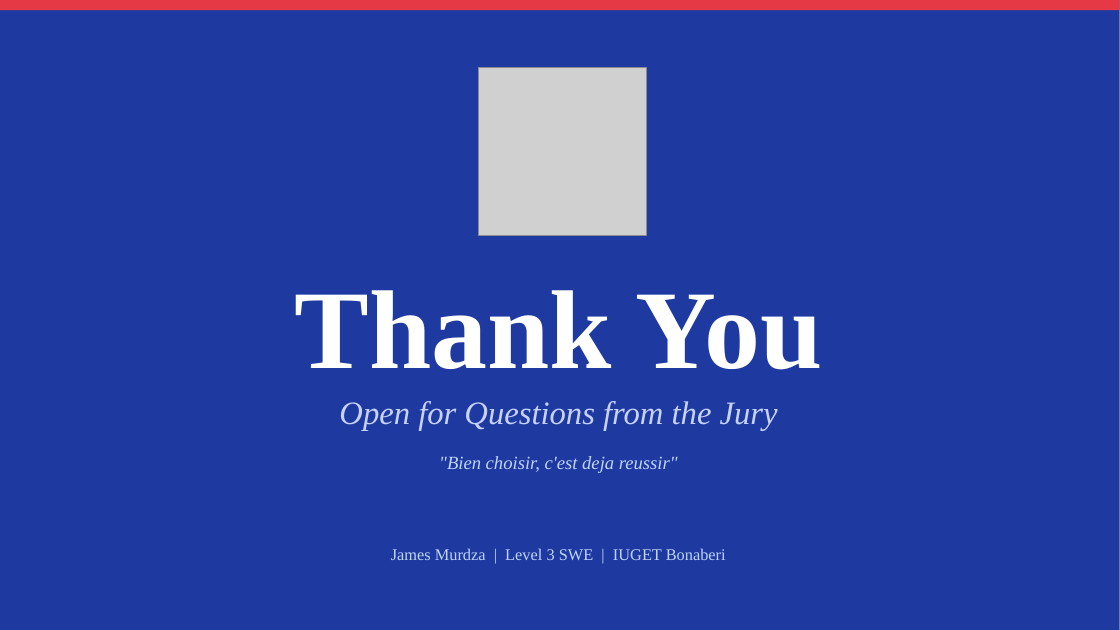
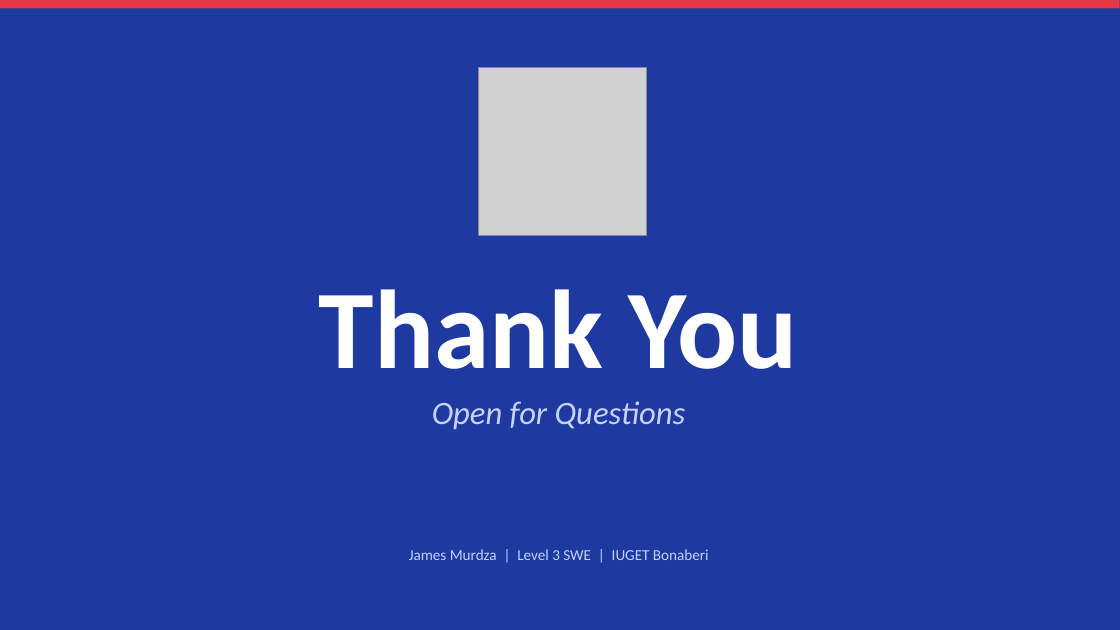
Before and after one commit to leaticiadipocko-wq/schoolproject, a slide deck: slide 13 of deliverables/SIARM-Defense.pptx (slide 12 before the commit). Drawn at 1120x630 pixels with LibreOffice and Linux fonts; fonts in the diff are those of the drawing; grey boxes stand for pictures. Boxes give left, top, right and bottom in pixels: in the first picture for what was removed or moved away, otherwise in the second. Text is boxed around its words. In the diff, an @@ line names an element or a change of style, - is before the commit and + after.

Commit message:
Simplified PowerPoint: reduced text, diagram-heavy slides, minimal content per slide

```diff
--- a/deliverables/SIARM-Defense.pptx
+++ b/deliverables/SIARM-Defense.pptx
@@ background #FFFFFF to #1E3AA0 @@
@@ rectangle removed at [0,0,1120,630] @@
@@ text "Thank You" at [319,289,798,369]: font Times New Roman to Calibri @@
@@ text at [432,401,686,430]: text changed; font Times New Roman to Calibri @@
-Open for Questions from the Jury
+Open for Questions
@@ text removed at [439,456,678,473] @@
-"Bien choisir, c'est deja reussir"
@@ text "James Murdza | Level 3 ..." at [409,549,709,560]: size 14 to 13 pt, font Times New Roman to Calibri @@
```
Also in this commit, not shown: 2 other slides changed, 10 slides added, 9 slides removed, 2 other files.
